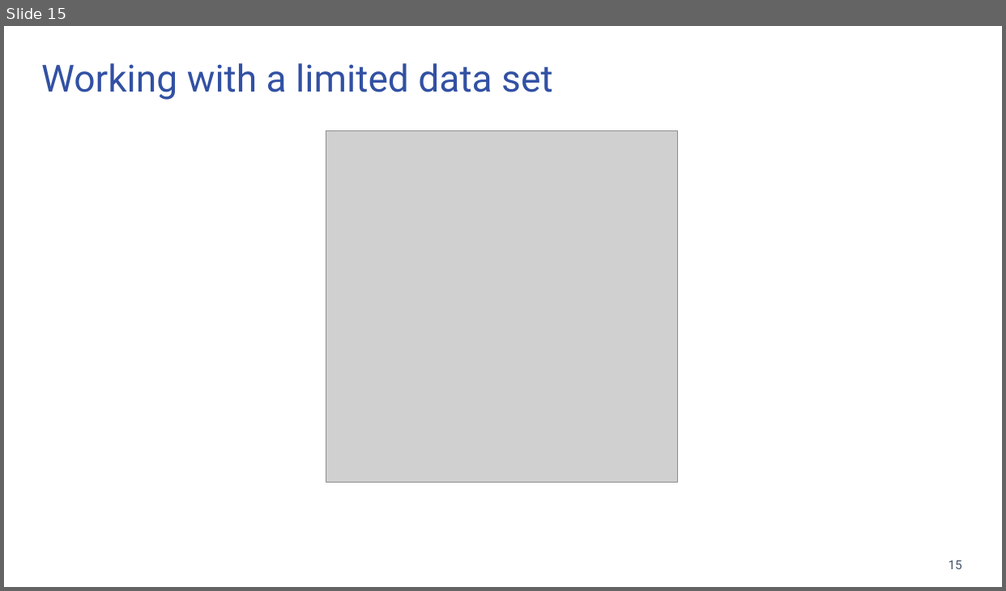
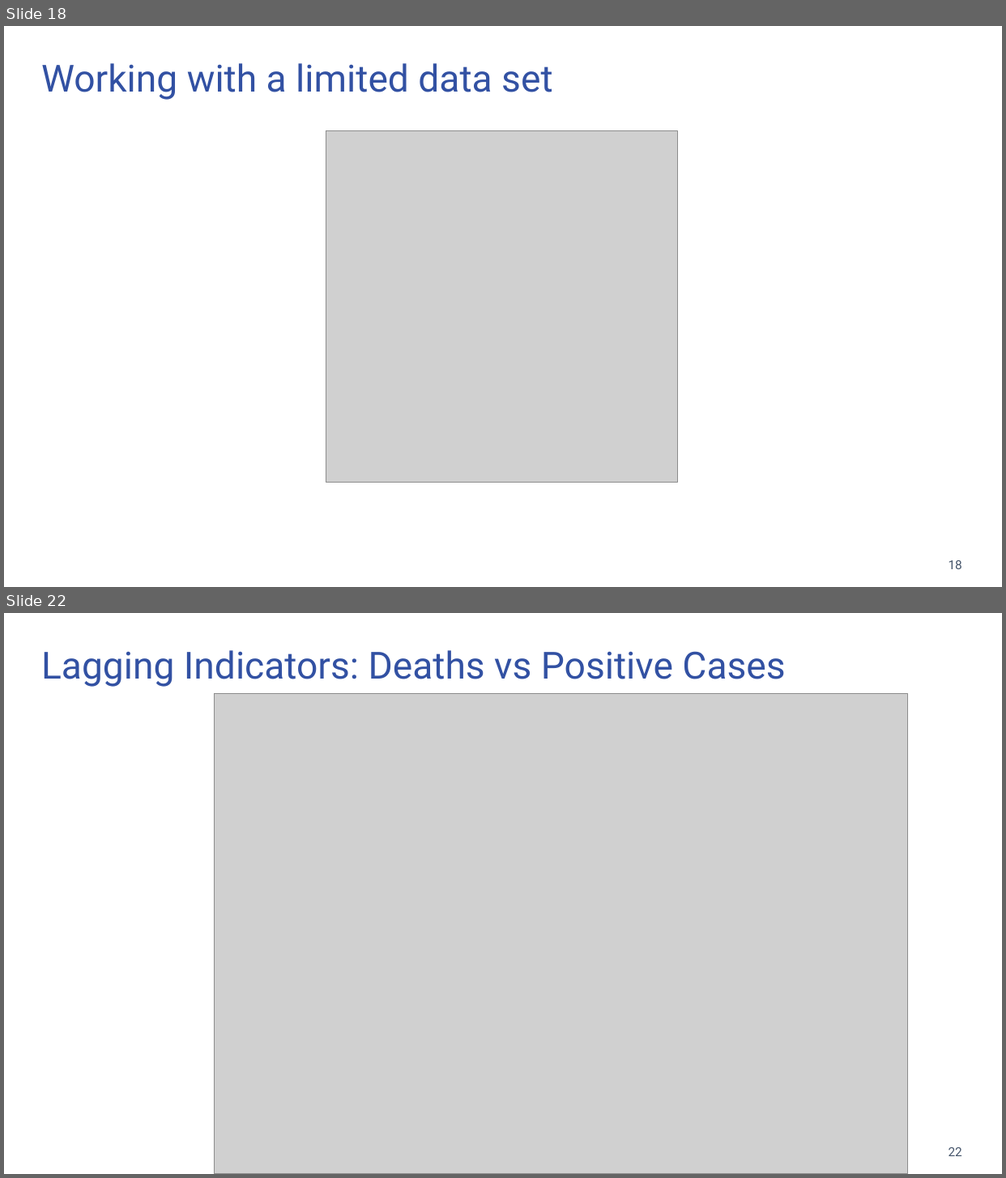
Before and after one commit to bnice5000/DoS_IMO_PRI_STATS_DEMO, a slide deck: Kosovo_Stats.pptx. Shown one above the other, each under a label of ours: slide 15 before the commit, slides 18 and 22 after it; the slides between them are not shown. The pictures are 1006x591 and 1006x1178 pixels, drawn with LibreOffice and Linux fonts; fonts in the diff are those of the drawing; grey boxes stand for pictures; background and template pictures are left out. Boxes give left, top, right and bottom in pixels: in the first picture for what was removed or moved away, otherwise in the second. Text is boxed around its words. In the diff, an @@ line names an element or a change of style, - is before the commit and + after.

```diff
--- a/Kosovo_Stats.pptx
+++ b/Kosovo_Stats.pptx
@@ slide 22 added at [4, 613, 1002, 1174], background #FFFFFF @@
@@ text added at [41, 650, 785, 687], 36 pt, text #3251A3 @@
+Lagging Indicators: Deaths vs Positive Cases
@@ picture added at [215, 693, 908, 1174] @@
@@ page number added at [948, 1148, 962, 1157], 12 pt, text #44546A @@
+22
@@ what was slide 15 is now slide 18 @@
@@ page number at [948, 561, 962, 570]: text changed @@
-15
+18
```
Also in this commit, not shown: 1 slide changed, 11 other slides added, 5 slides removed, 3 other files.
